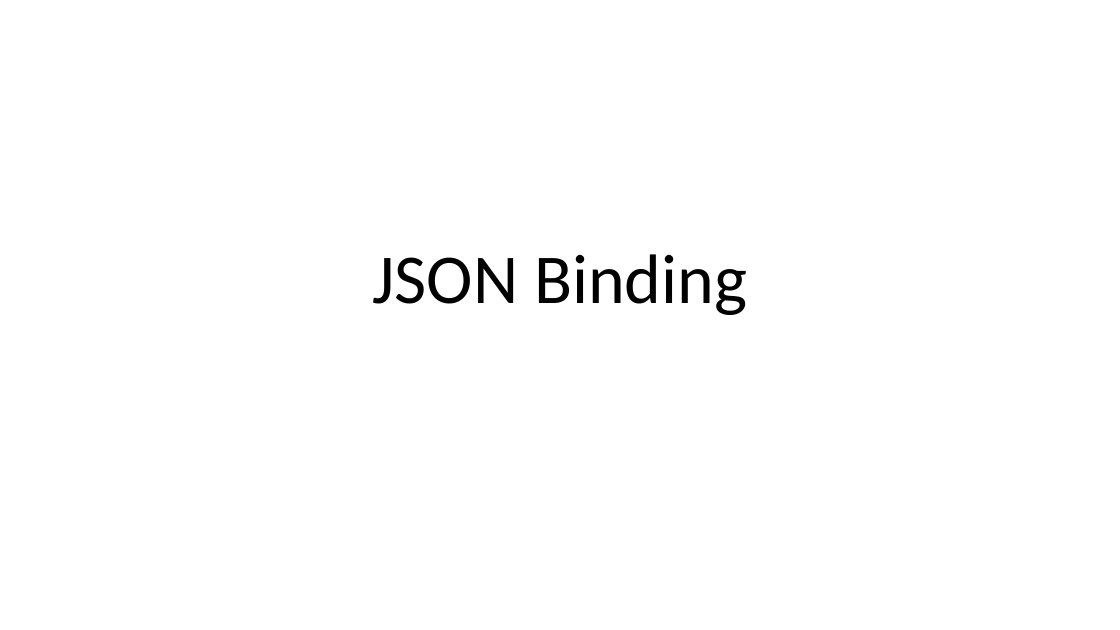
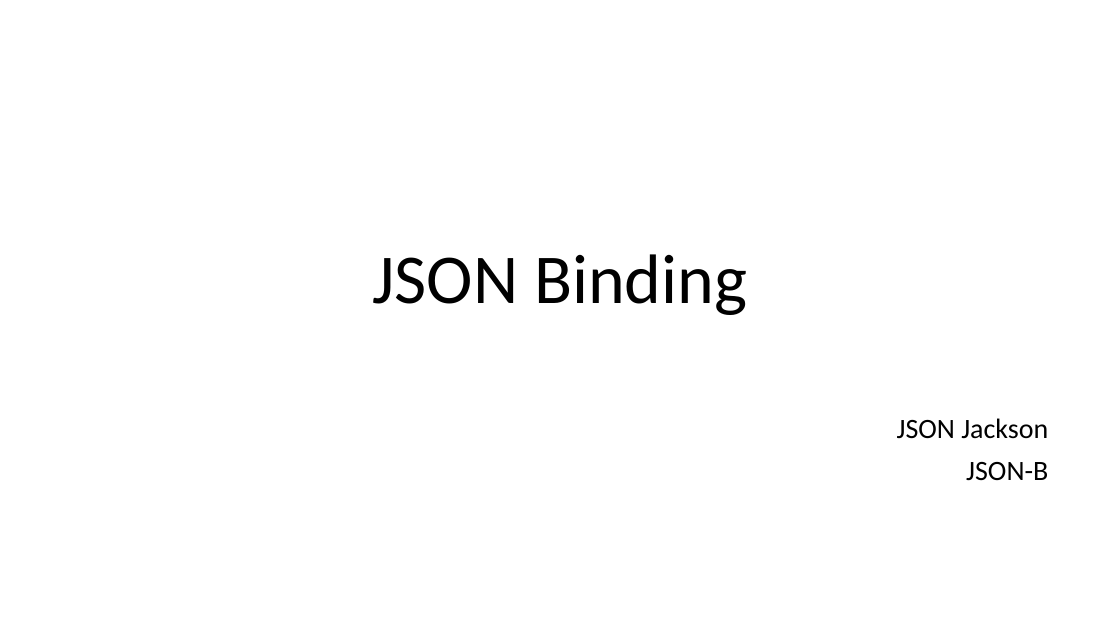
Before and after one commit to Hiruine/prezentari, a slide deck: slide 1 of json_binding(jackson)/presentation.pptx. Drawn at 1120x630 pixels with LibreOffice and Linux fonts; fonts in the diff are those of the drawing. Boxes give left, top, right and bottom in pixels: in the first picture for what was removed or moved away, otherwise in the second. Text is boxed around its words. In the diff, an @@ line names an element or a change of style, - is before the commit and + after.

```diff
--- a/json_binding(jackson)/presentation.pptx
+++ b/json_binding(jackson)/presentation.pptx
@@ subtitle added at bbox=[897, 418, 1048, 481], 24 pt, text #000000 @@
+JSON Jackson
+JSON-B
```
Also in this commit, not shown: 3 other slides changed, 2 slides added, 10 other files.
